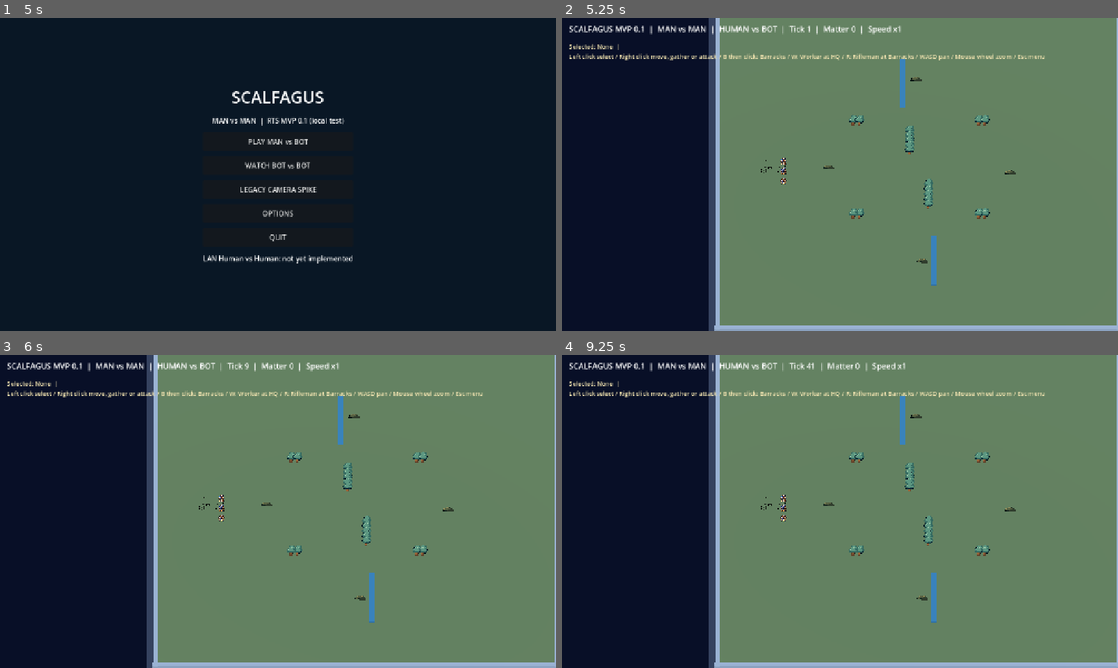
Above: before the commit, frames 1-4 (two rows, left to right).
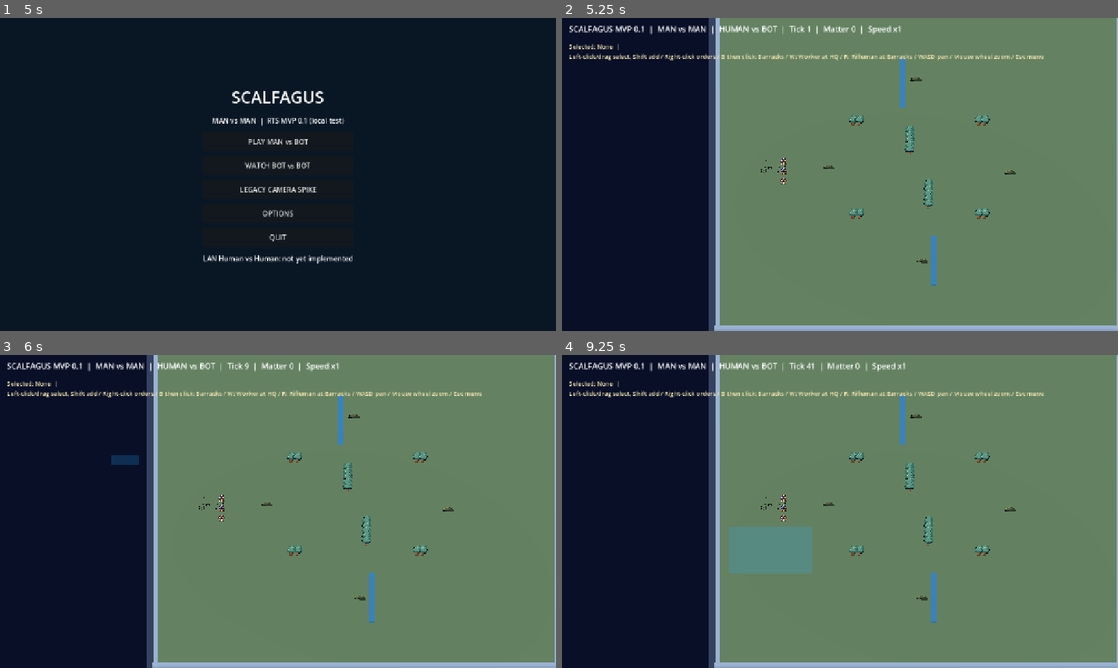
Above: after the commit, the same moments.

Repository: roktiw/scalfagus
Game: Godot game, scene res://scenes/menu.tscn
Same seed, same stepped clock (60 frames per second), same inputs: the game is played once before the commit and once after it.
Inputs (mouse positions are in pixels of both pictures, inside the frame that each line leads up to):
- Up to frame 1 (5 s): click "WATCH BOT vs BOT" at 0.5 s; tap Enter at 1.25 s; move the mouse to (400, 158) at 1.27 s; hold Right (ui_right) 1.28-2 s; hold Shift 1.28-2 s; click (400, 158) at 1.42 s; tap E at 1.55, 3.05 s; drag from (166, 190) to (250, 237) at 2.02 s; move the mouse to (333, 105) at 2.77 s; hold Right (ui_right) 2.78-3.5 s; hold Shift 2.78-3.5 s; click (333, 105) at 2.92 s; tap Space at 3.5 s; drag from (250, 237) to (111, 127) at 3.52 s; move the mouse to (444, 221) at 4.27 s; hold Left (ui_left) from 4.28 s (still down); hold E from 4.28 s (still down); click (444, 221) at 4.42 s; tap Escape at 4.9 s
- Up to frame 2 (5.25 s): release Left (ui_left) at 5 s; release E at 5 s; click "PLAY MAN vs BOT" at 5 s
- Up to frame 3 (6 s): tap Enter at 5.75 s; drag from (111, 464) to (194, 433) at 5.77 s
- Up to frame 4 (9.25 s): move the mouse to (867, 511) at 6.52 s; hold Down (ui_down) 6.53-7.25 s; hold E 6.53-7.25 s; tap P at 6.6 s; click (867, 511) at 6.67 s; tap Space at 7.25 s; drag from (756, 433) to (728, 527) at 7.27 s; move the mouse to (962, 495) at 8.02 s; hold Up (ui_up) 8.03-8.75 s; hold E 8.03-8.75 s; tap R at 8.1 s; click (962, 495) at 8.17 s; tap Enter at 8.75 s; drag from (728, 527) to (812, 574) at 8.77 s

Frame 1 is identical in both runs. In frame 2, 0.8% of the frame differs, in the area x 3-87%, y 11-14%; in frame 3, 0.9%; in frame 4, 3.0%, in the area x 3-87%, y 11-70%.

Commit message:
feat(rts): multi-select MAN units via marquee and Shift; group context orders

Diff:
--- a/apps/game/scripts/mirror_view.gd
+++ b/apps/game/scripts/mirror_view.gd
@@ -16,6 +16,12 @@
 var unit_nodes: Dictionary = {}
 var source_nodes: Dictionary = {}
 var selected_id: int = -1
+var selected_ids: Array[int] = []
+var group_markers: Dictionary = {}
+var selection_box: ColorRect
+var drag_start: Vector2 = Vector2.ZERO
+var drag_active: bool = false
+var drag_moved: bool = false
 var build_mode: bool = false
 var spectator: bool = false
 var time_accumulator: float = 0.0
@@ -165,6 +171,14 @@
     help_label.add_theme_font_size_override("font_size", 14)
     ui.add_child(help_label)
 
+    # CanvasLayer's native Control draws a marquee; it never intercepts clicks.
+    selection_box = ColorRect.new()
+    selection_box.name = "RTSSelectionMarquee"
+    selection_box.color = Color(0.15, 0.68, 1.0, 0.20)
+    selection_box.mouse_filter = Control.MOUSE_FILTER_IGNORE
+    selection_box.visible = false
+    ui.add_child(selection_box)
+
 func _position_camera() -> void:
     if camera == null:
         return
@@ -213,15 +227,36 @@
     for sid in source_nodes.keys():
         var source: Dictionary = sim.sources[sid]
         (source_nodes[sid] as Node3D).visible = int(source["stock"]) > 0
+    # Reconcile all selected references after unit death or production.
+    var live_selection: Array[int] = []
+    for id in selected_ids:
+        if sim.entities.has(id) and int(sim.entities[id]["owner"]) == 0:
+            live_selection.append(id)
+    selected_ids = live_selection
+    if not selected_ids.has(selected_id):
+        selected_id = selected_ids.back() if not selected_ids.is_empty() else -1
     selection_marker.visible = selected_id >= 0 and sim.entities.has(selected_id)
     if selection_marker.visible:
-        var p: Vector2i = sim.entities[selected_id]["pos"]
-        selection_marker.position = Vector3(p.x, 0.12, p.y)
+        var focus: Vector2i = sim.entities[selected_id]["pos"]
+        selection_marker.position = Vector3(focus.x, 0.12, focus.y)
+    for id in group_markers.keys():
+        if not selected_ids.has(id) or id == selected_id or not sim.entities.has(id):
+            (group_markers[id] as Node).queue_free()
+            group_markers.erase(id)
+    for id in selected_ids:
+        if id == selected_id:
+            continue
+        if not group_markers.has(id):
+            group_markers[id] = _block(Vector3(1.45, 0.06, 1.45),
+                Color("#92d8ff"), world_root)
+        var p: Vector2i = sim.entities[id]["pos"]
+        (group_markers[id] as Node3D).position = Vector3(p.x, 0.12, p.y)
     var selected_text: String = "None"
     if selected_id >= 0 and sim.entities.has(selected_id):
         var chosen: Dictionary = sim.entities[selected_id]
-        selected_text = "%s #%d HP:%d (%s)" % [
-            str(chosen["kind"]).to_upper(), selected_id, int(chosen["hp"]), str(chosen["order"])
+        selected_text = "%d selected | %s #%d HP:%d (%s)" % [
+            selected_ids.size(), str(chosen["kind"]).to_upper(),
+            selected_id, int(chosen["hp"]), str(chosen["order"])
         ]
     var result_text: String = ""
     if sim.finished:
@@ -235,7 +270,7 @@
     help_label.text = "Selected: %s  |  %s\n%s" % [
         selected_text, info,
         "P pause / +/- speed / Esc menu" if spectator else
-        "Left click select / Right click move, gather or attack / B then click: Barracks / W: Worker at HQ / R: Rifleman at Barracks / WASD pan / Mouse wheel zoom / Esc menu"
+        "Left-click/drag select, Shift add / Right-click orders / B then click: Barracks / W: Worker at HQ / R: Rifleman at Barracks / WASD pan / Mouse wheel zoom / Esc menu"
     ]
 
 func _cell_at_mouse(screen_pos: Vector2) -> Vector2i:
@@ -274,11 +309,87 @@
             return str(sid)
     return ""
 
+# These helpers are independent of InputEvents for headless smoke coverage.
+func _select_click(cell: Vector2i, additive: bool = false) -> void:
+    var hit: int = _entity_near(cell, 0)
+    if not additive:
+        selected_ids.clear()
+    if hit >= 0:
+        if additive and selected_ids.has(hit):
+            selected_ids.erase(hit)
+        elif not selected_ids.has(hit):
+            selected_ids.append(hit)
+    selected_id = selected_ids.back() if not selected_ids.is_empty() else -1
+
+func _select_box(from_screen: Vector2, to_screen: Vector2,
+        additive: bool = false) -> void:
+    if not additive:
+        selected_ids.clear()
+    var low: Vector2 = Vector2(
+        minf(from_screen.x, to_screen.x), minf(from_screen.y, to_screen.y))
+    var high: Vector2 = Vector2(
+        maxf(from_screen.x, to_screen.x), maxf(from_screen.y, to_screen.y))
+    var selection_rect := Rect2(low, high - low)
+    for id in sim.sorted_ids():
+        var e: Dictionary = sim.entities[id]
+        if int(e["owner"]) != 0:
+            continue
+        var p: Vector2i = e["pos"]
+        var location := Vector3(float(p.x), 0.8, float(p.y))
+        if camera.is_position_behind(location):
+            continue
+        if selection_rect.has_point(camera.unproject_position(location)):
+            if not selected_ids.has(id):
+                selected_ids.append(id)
+    selected_id = selected_ids.back() if not selected_ids.is_empty() else -1
+
+func _issue_group_order(cell: Vector2i) -> int:
+    var applied: int = 0
+    var target: int = _entity_near(cell, 1)
+    var source_id: String = _resource_near(cell)
+    var chosen_destinations: Dictionary = {}
+    for id in selected_ids:
+        if not sim.entities.has(id) or int(sim.entities[id]["owner"]) != 0:
+            continue
+        var kind: String = str(sim.entities[id]["kind"])
+        if target >= 0:
+            if kind == "rifleman" and sim.issue_command(0, "attack", id, target):
+                applied += 1
+        elif source_id != "":
+            if kind == "worker" and sim.issue_command(0, "gather", id, source_id):
+                applied += 1
+        elif kind in ["worker", "rifleman"]:
+            # Distinct nearby arrival tiles; the authoritative command API
+            # still checks bounds, movement legality and ownership.
+            var accepted: bool = false
+            for radius in range(6):
+                if accepted:
+                    break
+                for dy in range(-radius, radius + 1):
+                    if accepted:
+                        break
+                    for dx in range(-radius, radius + 1):
+                        if maxi(absi(dx), absi(dy)) != radius:
+                            continue
+                        var destination: Vector2i = cell + Vector2i(dx, dy)
+                        if chosen_destinations.has(destination) or sim._blocked(destination):
+                            continue
+                        if sim.issue_command(0, "move", id, destination):
+                            chosen_destinations[destination] = id
+                            applied += 1
+                            accepted = true
+                            break
+    return applied
+
 func _unhandled_input(event: InputEvent) -> void:
     if event is InputEventKey and event.pressed and not event.echo:
         match event.keycode:
             KEY_ESCAPE:
-                get_tree().change_scene_to_file(MENU_SCENE)
+                if build_mode:
+                    build_mode = false
+                    info = "Barracks placement cancelled"
+                else:
+                    get_tree().change_scene_to_file(MENU_SCENE)
                 return
             KEY_P:
                 if spectator:
@@ -297,35 +408,53 @@
             KEY_R:
                 if not spectator and sim.entities.has(selected_id):
                     info = "Rifleman queued" if sim.issue_command(0, "train_rifleman", selected_id) else "Cannot train Rifleman"
-    elif event is InputEventMouseButton and event.pressed and event.button_index in [
-            MOUSE_BUTTON_WHEEL_UP, MOUSE_BUTTON_WHEEL_DOWN]:
-        zoom_size = clampf(
-            zoom_size * (0.88 if event.button_index == MOUSE_BUTTON_WHEEL_UP else 1.12),
-            24.0, 96.0)
-        camera.size = zoom_size
-    elif event is InputEventMouseButton and event.pressed and not spectator:
-        if event.button_index not in [MOUSE_BUTTON_LEFT, MOUSE_BUTTON_RIGHT]:
+    elif event is InputEventMouseButton:
+        if event.pressed and event.button_index in [
+                MOUSE_BUTTON_WHEEL_UP, MOUSE_BUTTON_WHEEL_DOWN]:
+            zoom_size = clampf(
+                zoom_size * (0.88 if event.button_index == MOUSE_BUTTON_WHEEL_UP else 1.12),
+                24.0, 96.0)
+            camera.size = zoom_size
             return
-        var cell: Vector2i = _cell_at_mouse(event.position)
-        if not sim._in_bounds(cell):
+        if spectator:
             return
         if event.button_index == MOUSE_BUTTON_LEFT:
-            if build_mode and sim.entities.has(selected_id):
-                info = "Barracks ordered" if sim.issue_command(0, "build_barracks", selected_id, cell) else "Invalid site or insufficient Matter"
-                build_mode = false
-            else:
-                selected_id = _entity_near(cell, 0)
-        elif selected_id >= 0 and sim.entities.has(selected_id):
-            var kind: String = str(sim.entities[selected_id]["kind"])
-            var source_id: String = _resource_near(cell)
-            var enemy: int = _entity_near(cell, 1)
-            if kind == "worker" and source_id != "":
-                info = "Gathering" if sim.issue_command(0, "gather", selected_id, source_id) else "Cannot gather"
-            elif kind == "rifleman" and enemy >= 0 and int(sim.entities[enemy]["owner"]) == 1:
-                info = "Attacking" if sim.issue_command(0, "attack", selected_id, enemy) else "Invalid attack"
-            else:
-                info = "Moving" if sim.issue_command(0, "move", selected_id, cell) else "Invalid move"
-        _sync_visuals()
+            if event.pressed:
+                drag_start = event.position
+                drag_active = true
+                drag_moved = false
+            elif drag_active:
+                drag_active = false
+                selection_box.visible = false
+                var cell: Vector2i = _cell_at_mouse(event.position)
+                if build_mode and sim.entities.has(selected_id):
+                    if sim._in_bounds(cell):
+                        info = "Barracks ordered" if sim.issue_command(
+                            0, "build_barracks", selected_id, cell
+                        ) else "Invalid site or insufficient Matter"
+                    build_mode = false
+                elif drag_moved:
+                    _select_box(drag_start, event.position,
+                        Input.is_key_pressed(KEY_SHIFT))
+                elif sim._in_bounds(cell):
+                    _select_click(cell, Input.is_key_pressed(KEY_SHIFT))
+                _sync_visuals()
+        elif event.button_index == MOUSE_BUTTON_RIGHT and event.pressed:
+            var destination: Vector2i = _cell_at_mouse(event.position)
+            if sim._in_bounds(destination):
+                var count: int = _issue_group_order(destination)
+                info = "%d unit order(s) accepted" % count
+                _sync_visuals()
+    elif event is InputEventMouseMotion and drag_active and not spectator:
+        if drag_start.distance_to(event.position) > 8.0:
+            drag_moved = true
+        if drag_moved and not build_mode:
+            var p: Vector2 = event.position
+            selection_box.position = Vector2(
+                minf(drag_start.x, p.x), minf(drag_start.y, p.y))
+            selection_box.size = Vector2(
+                absf(drag_start.x - p.x), absf(drag_start.y - p.y))
+            selection_box.visible = true
 
 func _process(delta: float) -> void:
     var shift := Vector3.ZERO
